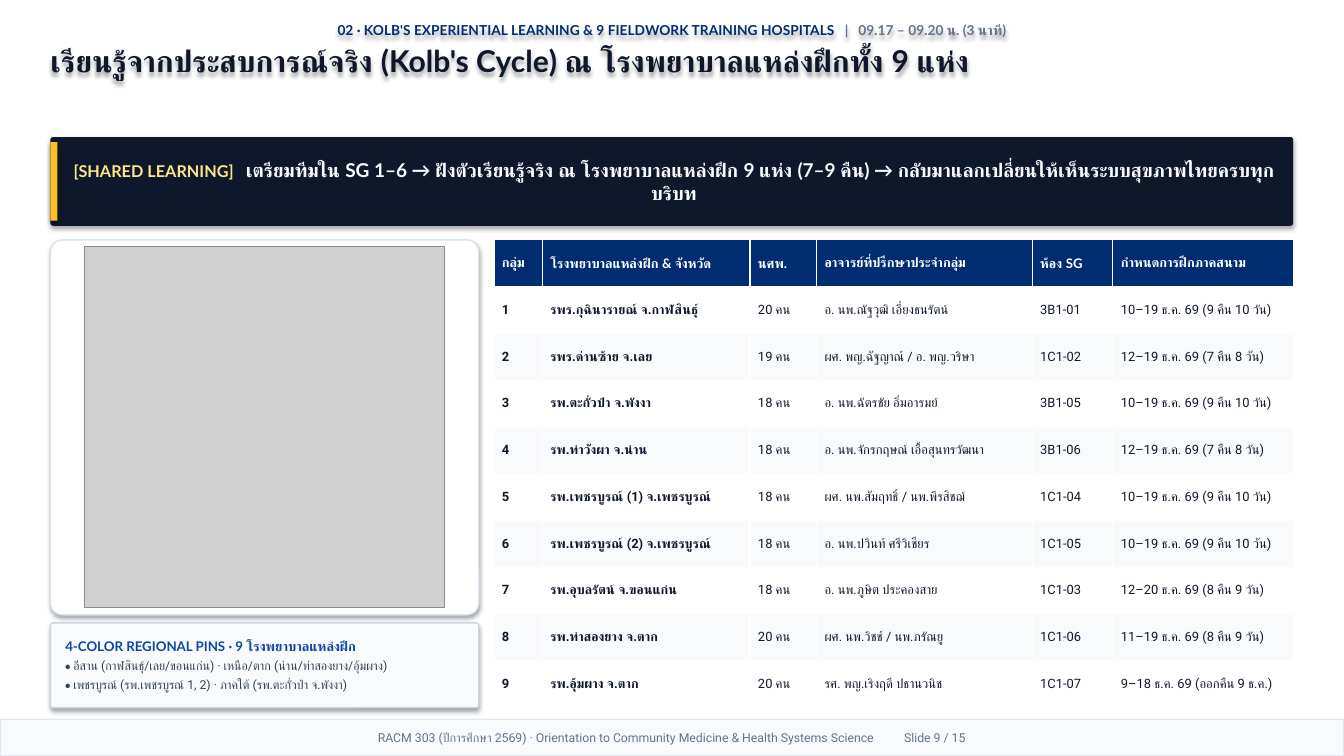
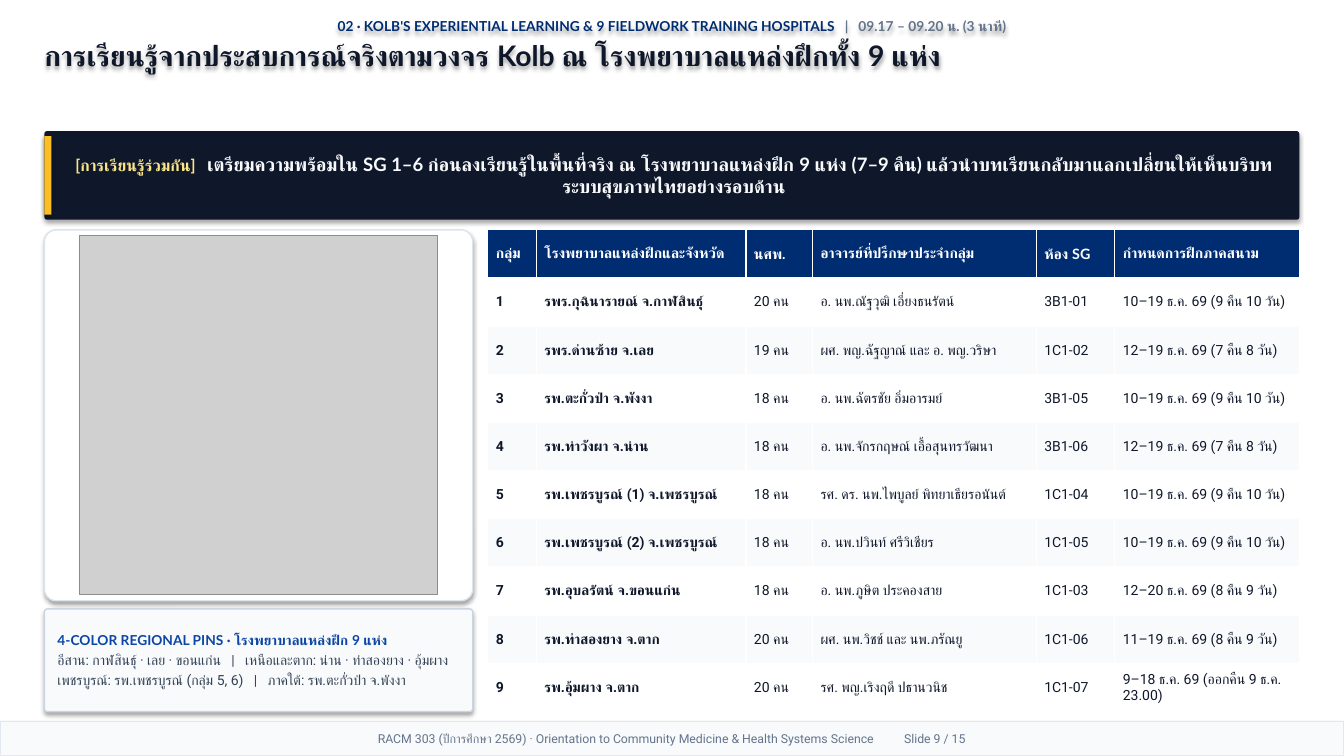
Before and after one commit to smartwoo/racm303-2569, a slide deck: slide 9 of exports/pptx/RACM303_2569_Orientation_Slides.pptx. Drawn at 1344x756 pixels with LibreOffice and Linux fonts; fonts in the diff are those of the drawing; grey boxes stand for pictures. Boxes give left, top, right and bottom in pixels: in the first picture for what was removed or moved away, otherwise in the second. Text is boxed around its words. In the diff, an @@ line names an element or a change of style, - is before the commit and + after.

```diff
--- a/exports/pptx/RACM303_2569_Orientation_Slides.pptx
+++ b/exports/pptx/RACM303_2569_Orientation_Slides.pptx
@@ text at <box>44,41,940,74</box>: text changed; size 21.5 to 20.2 pt @@
-เรียนรู้จากประสบการณ์จริง (Kolb's Cycle) ณ โรงพยาบาลแหล่งฝึกทั้ง 9 แห่ง
+การเรียนรู้จากประสบการณ์จริงตามวงจร Kolb ณ โรงพยาบาลแหล่งฝึกทั้ง 9 แห่ง
@@ rectangle: place and size @@
-rectangle at <box>50,142,57,221</box>
+rectangle at <box>44,136,51,215</box>
@@ rounded rectangle "[การเรียนรู้ร่วมกัน] เตรียมความพร้อมใน SG 1–6 ก่อนลงเรียนรู้ ...": place and size @@
-rounded rectangle "[การเรียนรู้ร่วมกัน] เตรียมความพร้อมใน SG 1–6 ก่อนลงเรียนรู้ ..." at <box>50,137,1294,226</box>
+rounded rectangle "[การเรียนรู้ร่วมกัน] เตรียมความพร้อมใน SG 1–6 ก่อนลงเรียนรู้ ..." at <box>44,131,1300,220</box>
@@ text in rounded rectangle at <box>75,156,1272,199</box>: text changed; size 13.6 to 13.2 pt @@
-[SHARED LEARNING] เตรียมทีมใน SG 1–6 → ฝังตัวเรียนรู้จริง ณ โรงพยาบาลแหล่งฝึก 9 แห่ง (7–9 คืน) → กลับมาแลกเปลี่ยนให้เห็นระบบสุขภาพไทยครบทุกบริบท
+[การเรียนรู้ร่วมกัน] เตรียมความพร้อมใน SG 1–6 ก่อนลงเรียนรู้ในพื้นที่จริง ณ โรงพยาบาลแหล่งฝึก 9 แห่ง (7–9 คืน) แล้วนำบทเรียนกลับมาแลกเปลี่ยนให้เห็นบริบทระบบสุขภาพไทยอย่างรอบด้าน
@@ rounded rectangle: place and size @@
-rounded rectangle at <box>50,240,479,615</box>
+rounded rectangle at <box>44,230,473,601</box>
@@ picture: place and size @@
-picture at <box>85,247,446,608</box>
+picture at <box>80,236,439,595</box>
@@ table at <box>488,230,1300,712</box> @@
-row 1, column 2: โรงพยาบาลแหล่งฝึก & จังหวัด
+row 1, column 2: โรงพยาบาลแหล่งฝึกและจังหวัด
-row 3, column 4: ผศ. พญ.ฉัฐญาณ์ / อ. พญ.วริษา
+row 3, column 4: ผศ. พญ.ฉัฐญาณ์ และ อ. พญ.วริษา
-row 6, column 4: ผศ. นพ.สัมฤทธิ์ / นพ.พีรสิชฌ์
+row 6, column 4: รศ. ดร. นพ.ไพบูลย์ พิทยาเธียรอนันต์
-row 9, column 4: ผศ. นพ.วิชช์ / นพ.ภรัณยู
+row 9, column 4: ผศ. นพ.วิชช์ และ นพ.ภรัณยู
-row 10, column 6: 9–18 ธ.ค. 69 (ออกคืน 9 ธ.ค.)
+row 10, column 6: 9–18 ธ.ค. 69 (ออกคืน 9 ธ.ค. 23.00)
@@ size 9.4 to 10.2 pt in "กลุ่ม", "นศพ.", "อาจารย์ที่ปรึกษาประจำกลุ่ม", "ห้อง SG" and 1 more places @@
@@ size 9.2 to 10 pt in "1", "รพร.กุฉินารายณ์ จ.กาฬสินธุ์", "20 คน", "อ. นพ.ณัฐวุฒิ เอี่ยงธนรัตน์" and 46 more places @@
@@ table: place and size @@
-table at <box>494,240,1294,708</box>
+table at <box>488,230,1300,712</box>
@@ rounded rectangle "4-COLOR REGIONAL PINS · โรงพยาบาลแหล่งฝึก ...": place and size @@
-rounded rectangle "4-COLOR REGIONAL PINS · โรงพยาบาลแหล่งฝึก ..." at <box>50,623,479,708</box>
+rounded rectangle "4-COLOR REGIONAL PINS · โรงพยาบาลแหล่งฝึก ..." at <box>44,609,473,712</box>
@@ text in rounded rectangle at <box>57,634,449,689</box>: text changed; size 8.8 to 10 pt @@
-4-COLOR REGIONAL PINS · 9 โรงพยาบาลแหล่งฝึก
-• อีสาน (กาฬสินธุ์/เลย/ขอนแก่น) · เหนือ/ตาก (น่าน/ท่าสองยาง/อุ้มผาง)
-• เพชรบูรณ์ (รพ.เพชรบูรณ์ 1, 2) · ภาคใต้ (รพ.ตะกั่วป่า จ.พังงา)
+4-COLOR REGIONAL PINS · โรงพยาบาลแหล่งฝึก 9 แห่ง
+อีสาน: กาฬสินธุ์ · เลย · ขอนแก่น | เหนือและตาก: น่าน · ท่าสองยาง · อุ้มผาง
+เพชรบูรณ์: รพ.เพชรบูรณ์ (กลุ่ม 5, 6) | ภาคใต้: รพ.ตะกั่วป่า จ.พังงา
```
Also in this commit, not shown: 13 other slides changed, 1 slide added, 1 slide removed, 5 other files.
